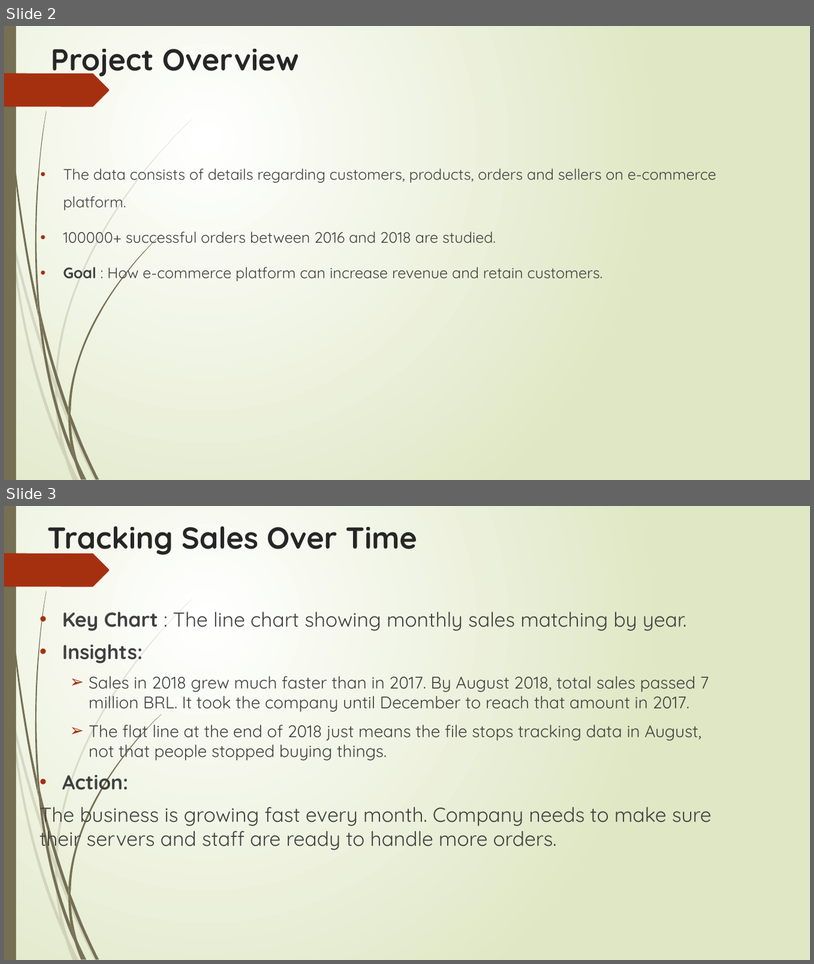
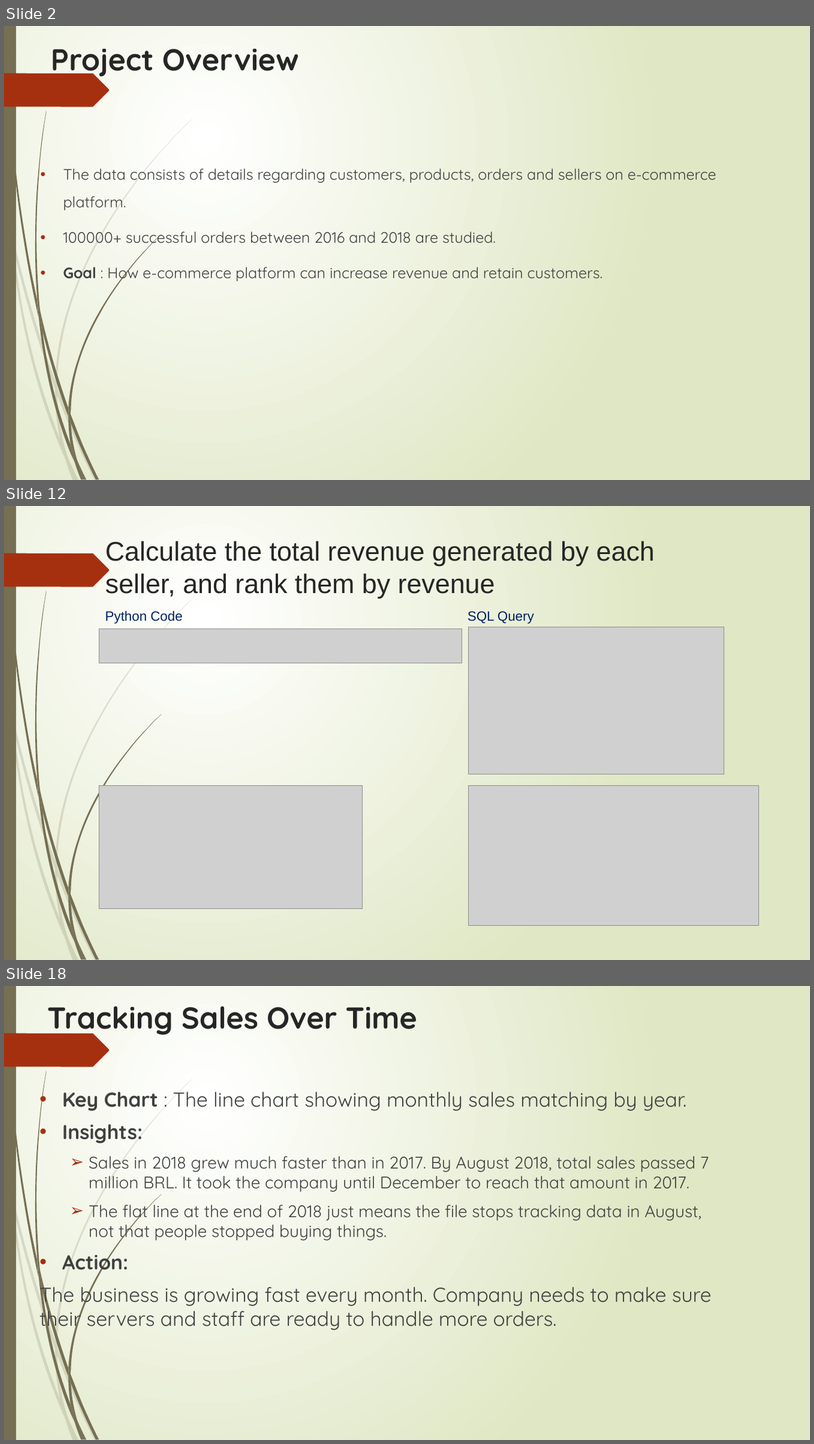
Before and after one commit to pallavigosarr/ecommerce-analytics, a slide deck: Presentation/Executive_summary_&_Insights.pptx. Shown one above the other, each under a label of ours: slides 2 and 3 before the commit, slides 2, 12 and 18 after it; the slides between them are not shown. The pictures are 814x964 and 814x1444 pixels, drawn with LibreOffice and Linux fonts; fonts in the diff are those of the drawing; grey boxes stand for pictures. Boxes give left, top, right and bottom in pixels: in the first picture for what was removed or moved away, otherwise in the second. Text is boxed around its words. In the diff, an @@ line names an element or a change of style, - is before the commit and + after.

```diff
--- a/Presentation/Executive_summary_&_Insights.pptx
+++ b/Presentation/Executive_summary_&_Insights.pptx
@@ slide 12 added at [4,506,810,960], background gradient #FFFFFF to #DFE8C4; not listed: 24 template elements that a slide beside it also shows @@
@@ title added at [105,541,655,598], 32 pt, text #262626 @@
+Calculate the total revenue generated by each seller, and rank them by revenue
@@ text added at [105,610,182,624], 16 pt, text #002060 @@
+Python Code
@@ text added at [468,611,534,624], 16 pt, text #002060 @@
+SQL Query
@@ picture added at [99,629,462,663] @@
@@ picture added at [468,627,725,775] @@
@@ picture added at [99,786,363,908] @@
@@ picture added at [468,786,759,925] @@
@@ what was slide 3 is now slide 18 @@
```
Also in this commit, not shown: 14 other slides added.
